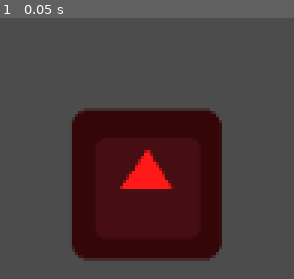
Above: before the commit, frame 1.
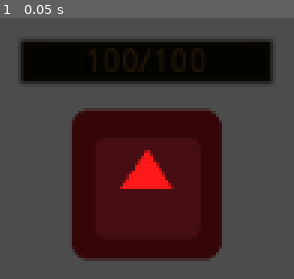
Above: after the commit, the same moment.

Repository: TRushton95/Shard
Game: Godot game, scene res://Gameplay/Maps/Map.tscn
Two runs of this game, one before a commit and one after it. Both use one fixed random seed, a clock stepped at 60 frames per second and the inputs below. This scene is started directly instead of the project's main scene. The engine's default icon, where the game draws it, is replaced by a stand-in: a white triangle on a blue panel in a dark square.
Inputs:
- Up to frame 1 (0.05 s): no input

The runs differ from the first frame. In frame 1, 15% of the frame differs, in the area x 7-93%, y 8-26%.

Commit message:
Add healthbar to units

Diff:
--- a/Src/Gameplay/Entities/Unit/Unit.gd
+++ b/Src/Gameplay/Entities/Unit/Unit.gd
@@ -4,7 +4,7 @@
 var _movement_path : PoolVector2Array
 var speed := 250
 var max_health := 100
-var current_health := max_health
+var current_health := max_health setget _set_current_health
 var is_casting := false
 var channelling_index := -1 # -1 for not channeling
 
@@ -44,7 +44,13 @@
 	stop_channelling()
 
 
+func _set_current_health(value: int) -> void:
+	current_health = value
+	$HealthBar.set_current_value(current_health)
+
+
 func _ready():
+	$HealthBar.initialise(max_health)
 	$CastTimer.one_shot = false
 
 
@@ -75,20 +81,24 @@
 
 
 remotesync func damage(value: int, source_name: String) -> void:
-	current_health -= value
-
-	if current_health < 0:
-		current_health = 0
+	var new_health = current_health - value
+
+	if new_health < 0:
+		new_health = 0
+
+	_set_current_health(new_health)
 
 	print("%s received %s damage from %s" % [name, value, source_name])
 	emit_signal("damage_received", value)
 
 
 remotesync func heal(value: int, source_name: String) -> void:
-	current_health += value
-
-	if current_health > max_health:
-		current_health = max_health
+	var new_health = current_health + value
+
+	if new_health > max_health:
+		new_health = max_health
+
+	_set_current_health(new_health)
 
 	print("%s received %s healing from %s" % [name, value, source_name])
 	emit_signal("healing_received", value)
--- a/Src/Gameplay/Entities/Unit/Unit.tscn
+++ b/Src/Gameplay/Entities/Unit/Unit.tscn
@@ -6,6 +6,7 @@
 [ext_resource path="res://Gameplay/AbilitySystem/Abilities/Consecration/Consecration.tscn" type="PackedScene" id=4]
 [ext_resource path="res://Gameplay/AbilitySystem/Abilities/HealingStream/HealingStream.tscn" type="PackedScene" id=5]
 [ext_resource path="res://Gameplay/Utility/Stopwatch.tscn" type="PackedScene" id=6]
+[ext_resource path="res://Gameplay/UI/ResourceBar/ResourceBar.tscn" type="PackedScene" id=7]
 
 [sub_resource type="CircleShape2D" id=1]
 radius = 32.0
@@ -40,4 +41,13 @@
 [node name="CastTimer" type="Timer" parent="."]
 
 [node name="ChannelStopwatch" parent="." instance=ExtResource( 6 )]
+
+[node name="HealthBar" parent="." instance=ExtResource( 7 )]
+modulate = Color( 0.145098, 1, 0.239216, 1 )
+anchor_left = 0.5
+anchor_right = 0.5
+margin_left = -55.0
+margin_top = -63.0
+margin_right = 55.0
+margin_bottom = -42.0
 [connection signal="input_event" from="Clickbox" to="." method="_on_Clickbox_input_event"]
Not shown: 1 places in Src/Gameplay/Entities/Unit/Unit.tscn that only renumber resources
